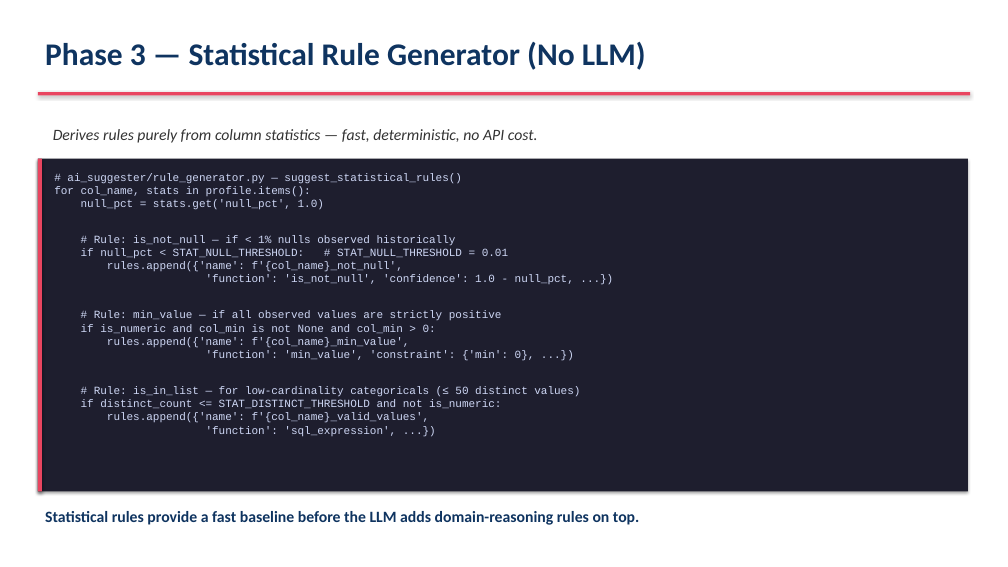
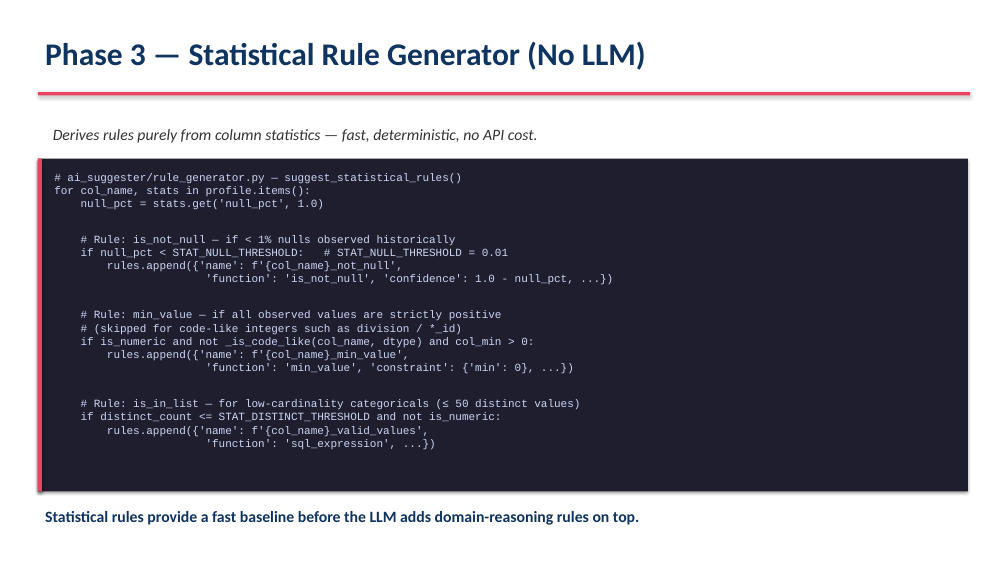
Before and after one commit to ameyadeshmukh-16/databricks-dqx-poc, a slide deck: slide 17 of AI_Infusion_Delivery_Assessment.pptx. Drawn at 1008x567 pixels with LibreOffice and Linux fonts; fonts in the diff are those of the drawing. Boxes give left, top, right and bottom in pixels: in the first picture for what was removed or moved away, otherwise in the second. Text is boxed around its words. In the diff, an @@ line names an element or a change of style, - is before the commit and + after.

```diff
--- a/AI_Infusion_Delivery_Assessment.pptx
+++ b/AI_Infusion_Delivery_Assessment.pptx
@@ text at bbox=[81, 324, 534, 348]: text changed @@
-if is_numeric and col_min is not None and col_min > 0:
+# (skipped for code-like integers such as division / *_id)
+if is_numeric and not _is_code_like(col_name, dtype) and col_min > 0:
```
Also in this commit, not shown: 12 other slides changed, 1 slide added, 1 slide removed, 1 other file.
